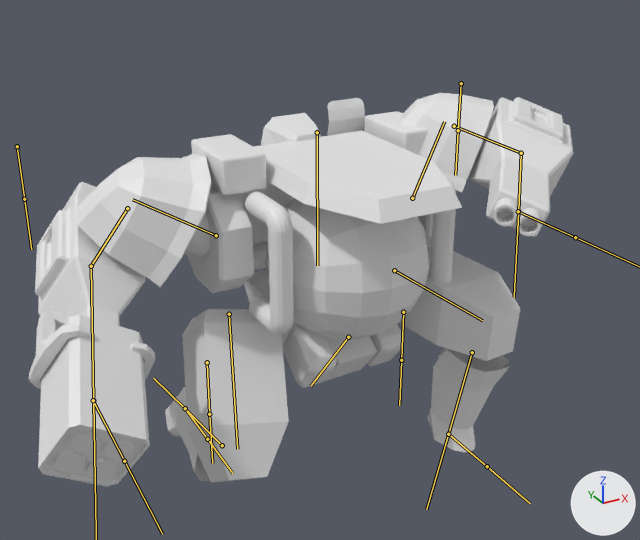
One commit to the FBX model bloss1/assets/models/f90/f90.fbx: the scene before it, then after it.
The view is the same before and after, from a camera (50 mm lens) standing at (-2.34, -4.2, 1.54) and looking at (-0.01, 0.05, -0.58). Every picture has the same lights, and +X, +Y and +Z are marked at lower right. Both versions are drawn at frame 30 of the action 'Armature|Idle'; the numbers are the values there. The bones that bend it are drawn over the model as lines.
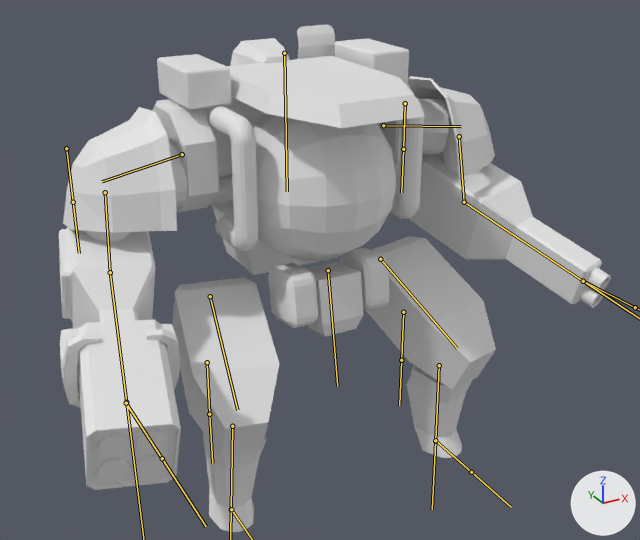
Scene script edits in JSON lines:
```json
{"block": "bone_spinec", "where": "bone_spinec = bpy.data.objects['Armature'].pose.bones['SpineC']"}
{"op": "set", "path": "bone_spinec.location", "old": "(0.112, 0.467, 0.085)", "new": "(-0.123, 0.038, 0.002)"}
{"block": "bone_shoulderl", "where": "bone_shoulderl = bpy.data.objects['Armature'].pose.bones['ShoulderL']  # child of 'SpineC'"}
{"op": "set", "path": "bone_shoulderl.rotation_quaternion", "old": "(0.776, 0.546, -0.191, -0.251)", "new": "(0.99, -0.038, -0.005, -0.139)", "note": "degrees (71, -1, -37) -> degrees (-4, -1, -16)"}
{"block": "bone_arml", "where": "bone_arml = bpy.data.objects['Armature'].pose.bones['ArmL']  # child of 'ShoulderL'"}
{"op": "set", "path": "bone_arml.rotation_quaternion", "old": "(1.0, -0.009, 0.022, -0.01)", "new": "(0.987, 0.048, -0.127, 0.085)", "note": "degrees (-1, 3, -1) -> degrees (4, -15, 9)"}
{"block": "bone_armforearml", "where": "bone_armforearml = bpy.data.objects['Armature'].pose.bones['ArmForearmL']  # child of 'ArmL'"}
{"op": "set", "path": "bone_armforearml.rotation_quaternion", "old": "(0.999, 0.022, 0.0, 0.035)", "new": "(0.969, -0.126, 0.0, -0.212)", "note": "degrees (3, 0, 4) -> degrees (-14, -3, -24)"}
{"block": "bone_shoulderr", "where": "bone_shoulderr = bpy.data.objects['Armature'].pose.bones['ShoulderR']  # child of 'SpineC'"}
{"op": "set", "path": "bone_shoulderr.rotation_quaternion", "old": "(0.946, -0.253, -0.172, 0.107)", "new": "(0.99, 0.039, 0.001, -0.137)", "note": "degrees (-32, -16, 17) -> degrees (4, 1, -16)"}
{"block": "bone_armr", "where": "bone_armr = bpy.data.objects['Armature'].pose.bones['ArmR']  # child of 'ShoulderR'"}
{"op": "set", "path": "bone_armr.rotation_quaternion", "old": "(1.0, -0.004, -0.012, 0.007)", "new": "(0.989, 0.045, 0.119, -0.078)", "note": "degrees (0, -1, 1) -> degrees (4, 14, -9)"}
{"block": "bone_armforearmr", "where": "bone_armforearmr = bpy.data.objects['Armature'].pose.bones['ArmForearmR']  # child of 'ArmR'"}
{"op": "set", "path": "bone_armforearmr.rotation_quaternion", "old": "(1.0, -0.012, 0.002, -0.027)", "new": "(0.973, 0.12, 0.001, -0.199)", "note": "degrees (-1, 0, -3) -> degrees (13, 3, -23)"}
{"block": "bone_pelvisc", "where": "bone_pelvisc = bpy.data.objects['Armature'].pose.bones['PelvisC']"}
{"op": "set", "path": "bone_pelvisc.location", "old": "(0.106, 0.468, 0.085)", "new": "(0.012, 0.049, 0.0)"}
{"op": "set", "path": "bone_pelvisc.rotation_quaternion", "old": "(0.941, 0.003, -0.021, 0.338)", "new": "(0.997, -0.002, 0.0, -0.078)", "note": "degrees (0, -2, 40) -> degrees (0, 0, -9)"}
{"block": "bone_legthighl", "where": "bone_legthighl = bpy.data.objects['Armature'].pose.bones['LegThighL']  # child of 'PelvisC'"}
{"op": "set", "path": "bone_legthighl.rotation_quaternion", "old": "(0.889, -0.037, -0.066, -0.452)", "new": "(0.986, 0.02, 0.018, 0.163)", "note": "degrees (0, -9, -54) -> degrees (3, 2, 19)"}
{"block": "bone_legshinl", "where": "bone_legshinl = bpy.data.objects['Armature'].pose.bones['LegShinL']  # child of 'LegThighL'"}
{"op": "set", "path": "bone_legshinl.rotation_quaternion", "old": "(0.984, -0.057, 0.001, 0.171)", "new": "(0.997, 0.013, 0.0, -0.078)", "note": "degrees (-6, 1, 20) -> degrees (1, 0, -9)"}
{"block": "bone_legthighr", "where": "bone_legthighr = bpy.data.objects['Armature'].pose.bones['LegThighR']  # child of 'PelvisC'"}
{"op": "set", "path": "bone_legthighr.rotation_quaternion", "old": "(0.998, -0.046, -0.041, -0.02)", "new": "(0.986, -0.026, -0.017, 0.162)", "note": "degrees (-5, -5, -2) -> degrees (-3, -1, 19)"}
{"block": "bone_legshinr", "where": "bone_legshinr = bpy.data.objects['Armature'].pose.bones['LegShinR']  # child of 'LegThighR'"}
{"op": "set", "path": "bone_legshinr.rotation_quaternion", "old": "(0.924, -0.042, 0.014, 0.38)", "new": "(0.997, -0.012, 0.0, -0.078)", "note": "degrees (-4, 3, 45) -> degrees (-1, 0, -9)"}
```

Location of each change, [x1, y1, x2, y2] in pixels of the pictures (640 x 540 px):
```json
{"object": "Cube.060", "change": "posed", "before": [29, 93, 573, 486], "after": [59, 25, 611, 532], "on screen": "29% taller"}
{"bone": "SpineC", "before": "(317, 132) to (317, 265)", "after": "(284, 53) to (287, 191)"}
{"bone": "ShoulderL", "before": "(412, 198) to (444, 121)", "after": "(383, 125) to (461, 126)"}
{"bone": "ArmL", "before": "(454, 126) to (521, 153)", "after": "(459, 136) to (464, 202)"}
{"bone": "ArmForearmL", "before": "(521, 153) to (518, 211)", "after": "(464, 202) to (583, 281)"}
{"bone": "ShoulderR", "before": "(216, 235) to (132, 199)", "after": "(182, 154) to (102, 181)"}
{"bone": "ArmR", "before": "(127, 208) to (91, 266)", "after": "(105, 192) to (110, 272)"}
{"bone": "ArmForearmR", "before": "(91, 266) to (93, 400)", "after": "(110, 272) to (126, 402)"}
{"bone": "PelvisC", "before": "(348, 337) to (311, 385)", "after": "(328, 270) to (337, 386)"}
{"bone": "LegThighL", "before": "(394, 270) to (482, 320)", "after": "(380, 259) to (457, 348)"}
{"bone": "LegShinL", "before": "(472, 352) to (448, 434)", "after": "(439, 365) to (435, 441)"}
{"bone": "LegThighR", "before": "(229, 314) to (237, 449)", "after": "(210, 296) to (237, 410)"}
{"bone": "LegShinR", "before": "(222, 445) to (185, 408)", "after": "(232, 426) to (231, 509)"}
```
